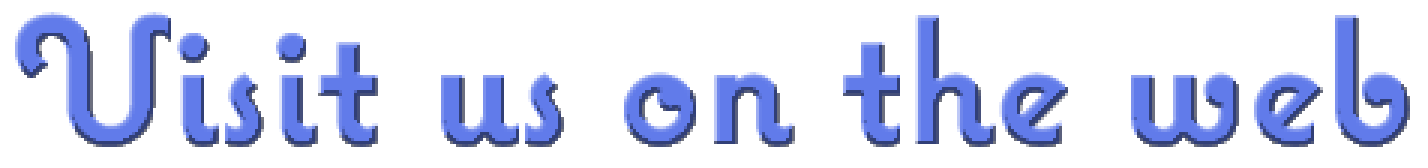
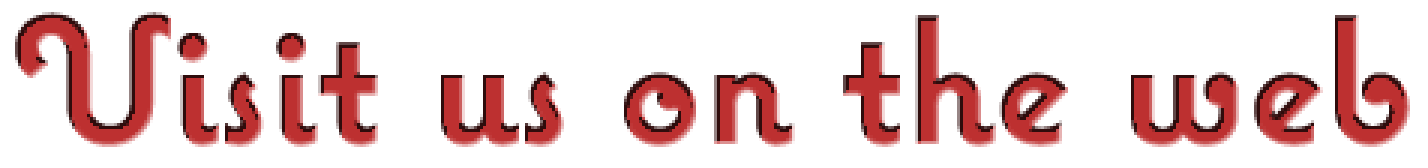
Layered file, before and after one edit (1428 x 168). Changes by layer:
showed "Visit us on the web selected" over [15, 12, 1410, 147]
hid "Visit us on the web" over [15, 12, 1410, 147]
